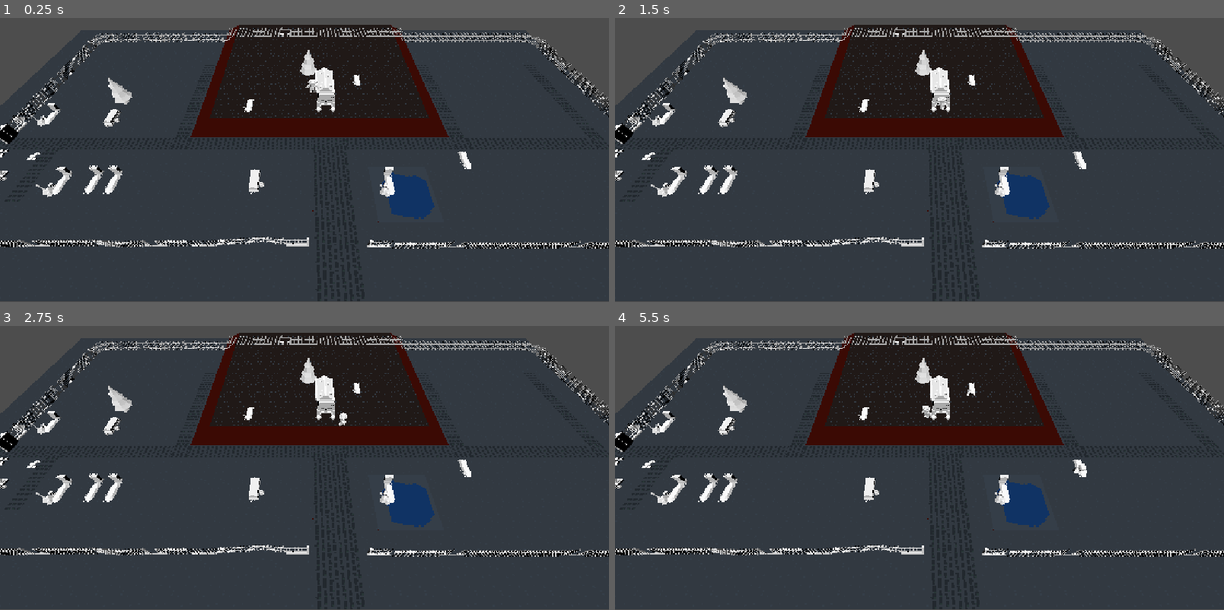
Above: before the commit, frames 1-4 (two rows, left to right).
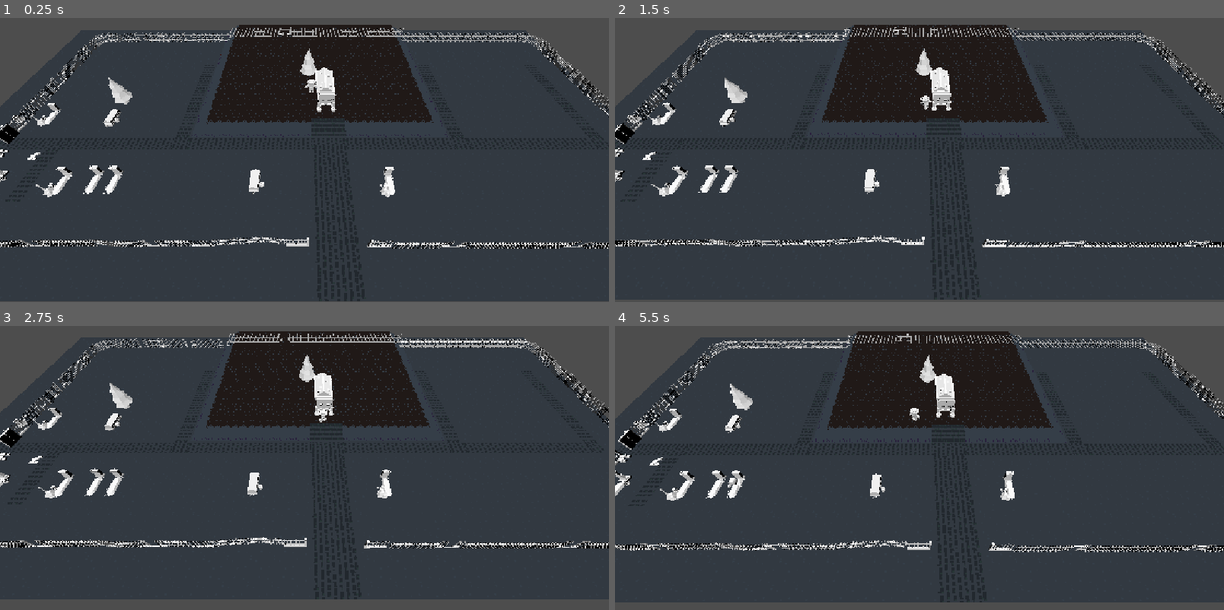
Above: after the commit, the same moments.

Repository: Hammster/GameJam-Oct-2026
Game: Godot game, scene res://Game.tscn
Same seed, same stepped clock (60 frames per second), same inputs: the game is played once before the commit and once after it.
Inputs:
- Up to frame 1 (0.25 s): no input
- Up to frame 2 (1.5 s): hold D (move_right) 0.53-1.28 s; tap Space (attack) at 0.6, 1.35 s; hold S (move_back) from 1.28 s (still down)
- Up to frame 3 (2.75 s): release S (move_back) at 2.03 s; hold D (move_right) from 2.03 s (still down); tap Space (attack) at 2.1 s
- Up to frame 4 (5.5 s): release D (move_right) at 2.78 s; hold W (move_forward) 2.78-3.53 s; tap Space (attack) every 0.75 s from 2.85 to 5.1 s; hold A (move_left) 3.53-5.03 s; hold S (move_back) from 5.03 s (still down)

The runs differ from the first frame. In frame 1, 7.0% of the frame differs, in the area x 0-100%, y 2-82%; in frame 2, 10%; in frame 3, 17%, in the area x 0-100%, y 1-100%; in frame 4, 16%.

Commit message:
push state

Diff:
--- a/Game.tscn
+++ b/Game.tscn
@@ -5,6 +5,7 @@
 [ext_resource type="PackedScene" uid="uid://cw5sf70pmo17c" path="res://skeleton/skeleton.tscn" id="3_u44n3"]
 [ext_resource type="PackedScene" uid="uid://b8udc3oxnjtvj" path="res://skeleton/grave.tscn" id="4_sb48q"]
 [ext_resource type="Script" uid="uid://hvmuxk4c66al" path="res://skeleton/skeleton_spawner.gd" id="5_spawner"]
+[ext_resource type="Script" uid="uid://p3qd8bwcqadc" path="res://camera_follow.gd" id="6_camfollow"]
 
 [sub_resource type="NavigationMesh" id="NavigationMesh_sb48q"]
 vertices = PackedVector3Array(-19.808464, 4.0007873, -9.9151125, -19.808464, 4.0007873, -8.4151125, 18.441536, 4.000787 …(3546 unchanged characters)…
@@ -12,10 +13,26 @@
 
 [node name="Node3D" type="Node3D" unique_id=203443286]
 
-[node name="Skeleton" parent="." unique_id=1416963321 node_paths=PackedStringArray("grave") instance=ExtResource("3_u44n3")]
-grave = NodePath("../grave")
+[node name="SkeletonSpawner4" type="Node3D" parent="." unique_id=1587280157]
+transform = Transform3D(1, 0, 0, 0, 1, 0, 0, 0, 1, -16.20013, 0, 4.7639103)
+script = ExtResource("5_spawner")
+skeleton_scene = ExtResource("3_u44n3")
+grave_scene = ExtResource("4_sb48q")
+
+[node name="SkeletonSpawner3" type="Node3D" parent="." unique_id=595259971]
+transform = Transform3D(1, 0, 0, 0, 1, 0, 0, 0, 1, -12.733509, 0, 4.7639103)
+script = ExtResource("5_spawner")
+skeleton_scene = ExtResource("3_u44n3")
+grave_scene = ExtResource("4_sb48q")
+
+[node name="SkeletonSpawner2" type="Node3D" parent="." unique_id=226178966]
+transform = Transform3D(1, 0, 0, 0, 1, 0, 0, 0, 1, -11.152945, 0, 4.7639103)
+script = ExtResource("5_spawner")
+skeleton_scene = ExtResource("3_u44n3")
+grave_scene = ExtResource("4_sb48q")
 
 [node name="SkeletonSpawner" type="Node3D" parent="." unique_id=405034423]
+transform = Transform3D(1, 0, 0, 0, 1, 0, 0, 0, 1, -10.11095, 0, 4.7353773)
 script = ExtResource("5_spawner")
 skeleton_scene = ExtResource("3_u44n3")
 grave_scene = ExtResource("4_sb48q")
@@ -23,15 +40,14 @@
 [node name="GraveDigger" parent="." unique_id=1669675991 instance=ExtResource("2_xkndl")]
 transform = Transform3D(1, 0, 0, 0, 1, 0, 0, 0, 1, 0.079928994, 2, -0.051651955)
 
-[node name="Camera3D2" type="Camera3D" parent="." unique_id=787899253]
+[node name="Camera3D2" type="Camera3D" parent="." unique_id=787899253 node_paths=PackedStringArray("target")]
 transform = Transform3D(1, 0, 0, 0, 0.63789445, 0.77012384, 0, -0.77012384, 0.63789445, -0.38107145, 11.70659, 11.252694)
 fov = 67.5
+script = ExtResource("6_camfollow")
+target = NodePath("../GraveDigger")
 
 [node name="DirectionalLight3D" type="DirectionalLight3D" parent="." unique_id=250175458]
 transform = Transform3D(1, 0, 0, 0, 0.33007008, 0.94395643, 0, -0.94395643, 0.33007008, 0, 6.002473, 3.8943646)
-
-[node name="grave" parent="." unique_id=212240962 instance=ExtResource("4_sb48q")]
-transform = Transform3D(1, 0, 0, 0, 1, 0, 0, 0, 1, 3, 0.9135308, -2)
 
 [node name="NavigationRegion3D" type="NavigationRegion3D" parent="." unique_id=1929157769]
 navigation_mesh = SubResource("NavigationMesh_sb48q")
--- a/Graveyard.tscn
+++ b/Graveyard.tscn
@@ -17,15 +17,18 @@
 [ext_resource type="PackedScene" uid="uid://bmfwuso3ke3ld" path="res://Assets/pine-crooked.fbx" id="14_6i5qi"]
 [ext_resource type="PackedScene" uid="uid://ctesasx5pcse4" path="res://Assets/crypt-door.fbx" id="15_6i5qi"]
 
+[sub_resource type="BoxShape3D" id="BoxShape3D_os2k2"]
+size = Vector3(3.5128174, 5.6309814, 21.947754)
+
 [sub_resource type="BoxShape3D" id="BoxShape3D_2wp6v"]
 size = Vector3(17.094467, 3.4093018, 2.7407227)
 
-[sub_resource type="BoxShape3D" id="BoxShape3D_os2k2"]
-size = Vector3(3.5128174, 5.6309814, 21.947754)
-
 [sub_resource type="BoxShape3D" id="BoxShape3D_2nk42"]
 size = Vector3(39.1015, 3.9516602, 2.4106445)
 
+[sub_resource type="BoxShape3D" id="BoxShape3D_p0c1n"]
+size = Vector3(1.3417969, 5.866699, 2.328125)
+
 [sub_resource type="BoxShape3D" id="BoxShape3D_i2owx"]
 size = Vector3(17.573833, 3.3452148, 2.8546143)
 
@@ -371,23 +374,27 @@
 transform = Transform3D(0.017174428, 0, -0.99985254, 0, 1, 0, 0.99985254, 0, 0.017174428, -17.141666, 0.06456615, 2.1648216)
 
 [node name="StaticBody3D" type="StaticBody3D" parent="." unique_id=2125060616]
+
+[node name="CollisionShape3D4" type="CollisionShape3D" parent="StaticBody3D" unique_id=1767903810]
+transform = Transform3D(1, 0, 0, 0, 1, 0, 0, 0, 1, 19.725681, 2.216323, 0.3147087)
+shape = SubResource("BoxShape3D_os2k2")
+
+[node name="CollisionShape3D5" type="CollisionShape3D" parent="StaticBody3D" unique_id=1617796769]
+transform = Transform3D(1, 0, 0, 0, 1, 0, 0, 0, 1, -19.084538, 0.4431634, -1.0455322)
+shape = SubResource("BoxShape3D_os2k2")
 
 [node name="CollisionShape3D3" type="CollisionShape3D" parent="StaticBody3D" unique_id=1123410825]
 transform = Transform3D(1, 0, 0, 0, 1, 0, 0, 0, 1, 10.498545, 1.5805144, 9.365425)
 shape = SubResource("BoxShape3D_2wp6v")
 
-[node name="CollisionShape3D4" type="CollisionShape3D" parent="StaticBody3D/CollisionShape3D3" unique_id=1617796769]
-transform = Transform3D(1, 0, 0, 0, 1, 0, 0, 0, 1, -29.583082, -1.137351, -10.410957)
-shape = SubResource("BoxShape3D_os2k2")
-
-[node name="CollisionShape3D3" type="CollisionShape3D" parent="StaticBody3D/CollisionShape3D3" unique_id=1767903810]
-transform = Transform3D(1, 0, 0, 0, 1, 0, 0, 0, 1, 9.227137, 0.63580847, -9.050716)
-shape = SubResource("BoxShape3D_os2k2")
-
 [node name="CollisionShape3D2" type="CollisionShape3D" parent="StaticBody3D" unique_id=1265302128]
 transform = Transform3D(1, 0, 0, 0, 1, 0, 0, 0, 1, -0.75771236, 1.7266173, -9.20979)
 shape = SubResource("BoxShape3D_2nk42")
 
+[node name="CollisionShape3D6" type="CollisionShape3D" parent="StaticBody3D" unique_id=335207749]
+transform = Transform3D(1, 0, 0, 0, 1, 0, 0, 0, 1, 0.88255477, 0.92393494, -1.0395694)
+shape = SubResource("BoxShape3D_p0c1n")
+
 [node name="CollisionShape3D" type="CollisionShape3D" parent="StaticBody3D" unique_id=861252100]
 transform = Transform3D(1, 0, 0, 0, 1, 0, 0, 0, 1, -8.832294, 1.6786423, 9.442641)
 shape = SubResource("BoxShape3D_i2owx")
--- /dev/null
+++ b/camera_follow.gd
@@ -0,0 +1,21 @@
+extends Camera3D
+
+@export var target: Node3D
+# Fraction of the target's horizontal movement the camera copies (0 = static, 1 = locked on).
+@export_range(0.0, 1.0) var follow_amount := 0.35
+@export var smoothing := 3.0
+
+var origin: Vector3
+var target_origin: Vector3
+
+
+func _ready() -> void:
+	origin = global_position
+	target_origin = target.global_position
+
+
+func _process(delta: float) -> void:
+	var offset := target.global_position - target_origin
+	offset.y = 0.0 # The digger drops onto the floor at start; ignore height.
+	var goal := origin + offset * follow_amount
+	global_position = global_position.lerp(goal, 1.0 - exp(-smoothing * delta))
--- a/skeleton/grave.tscn
+++ b/skeleton/grave.tscn
@@ -3,3 +3,6 @@
 [ext_resource type="PackedScene" uid="uid://cwi3lvpag1843" path="res://Assets/grave.fbx" id="1_wy67e"]
 
 [node name="grave" unique_id=212240962 instance=ExtResource("1_wy67e")]
+
+[node name="grave" parent="." index="0" unique_id=98069574]
+visible = false
--- a/skeleton/skeleton_spawner.gd
+++ b/skeleton/skeleton_spawner.gd
@@ -1,11 +1,8 @@
 extends Node3D
 
-const GRAVES_PER_LEVEL := 3
-
-@export_range(1, 10) var level := 1
 @export var skeleton_scene: PackedScene
 @export var grave_scene: PackedScene
-# Skeletons start emerging at a random time within this many seconds.
+# Skeleton starts emerging at a random time within this many seconds.
 @export var max_emerge_delay := 30.0
 
 
@@ -14,14 +11,15 @@
 	# The navigation map is empty until the server has synced at least once.
 	while NavigationServer3D.map_get_iteration_id(map) == 0:
 		await get_tree().physics_frame
-	for i in level * GRAVES_PER_LEVEL:
-		spawn_skeleton(map)
+	spawn_skeleton(map)
 
 
 func spawn_skeleton(map: RID) -> void:
 	var grave: Node3D = grave_scene.instantiate()
 	add_child(grave)
-	grave.global_position = NavigationServer3D.map_get_random_point(map, 1, true)
+	# Keep the spawner's x/z, only take the height from the navmesh.
+	var ground := NavigationServer3D.map_get_closest_point(map, global_position)
+	grave.global_position = Vector3(global_position.x, ground.y, global_position.z)
 
 	var skeleton: Node3D = skeleton_scene.instantiate()
 	skeleton.grave = grave # Must be set before entering the tree; skeleton reads it in _ready.
Binary file changed: Assets/floor_0.png
Not shown, changed: Assets/floor_0.png.import
Not shown, added: camera_follow.gd.uid
